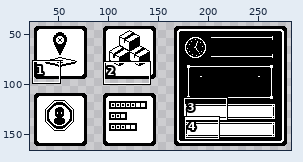
Edited in one commit: pixel-art file (Assets/Art/ASE/phone.aseprite). The first picture is a wide view before the edit; the outline marks the close-up.
Close-up. Before the edit:
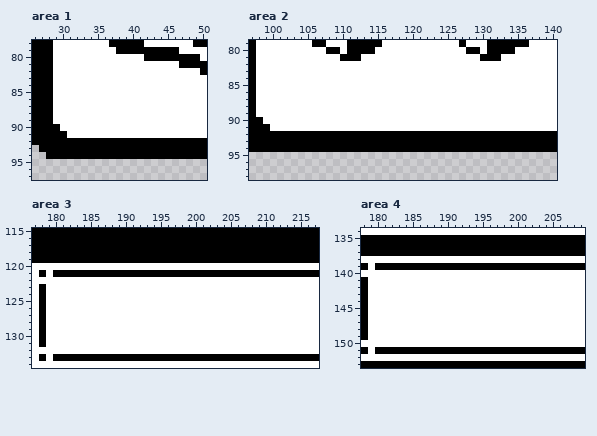
304x176 pixels, 1 frame. Shown: area 1: x 26..50, y 78..97; area 2: x 97..140, y 79..98; area 3: x 177..217, y 115..134; area 4: x 178..209, y 134..153. The wide view leaves out empty margins. The commit also changed other parts of the picture, which this record leaves out.
The same view after the edit:
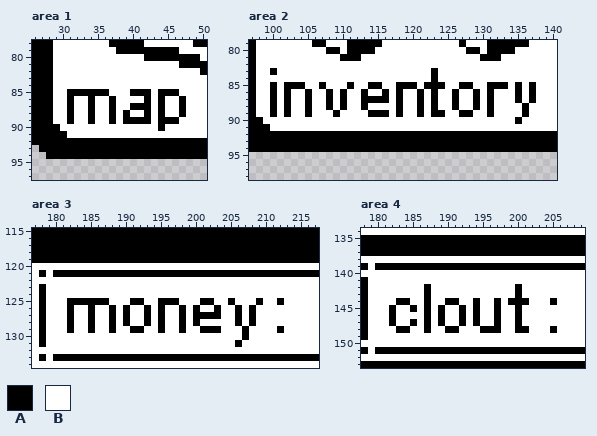
Palette (. is transparent): A #000000  B #ffffff
The edit:
layer "text" now shown
Area 1, layer "text":
The edit turns colour B into colour A in row 85 at x 31 to 36, 40 to 42 and 44 to 46; in row 86 at x 31, 34, 37, 42, 44 and 47; in row 87 at x 31, 34, 37, 40 to 42, 44 and 47; in row 88 at x 31, 34, 37, 39, 42, 44 and 47; in row 89 at x 31, 34, 37, 39 to 42 and 44 to 46; in row 90 at x 44.
Area 2, layer "text":
The edit turns colour B into colour A in row 83 at x 100 and 123; in row 84 at x 123; in row 85 at x 100, 102 to 104, 107, 111, 114 to 115, 118 to 120, 122 to 124, 127 to 128, 131 to 133, 135 and 137; in row 86 at x 100, 102, 105, 108, 110, 113, 116, 118, 121, 123, 126, 129, 131, 135 and 137; in row 87 at x 100, 102, 105, 108, 110, 113 to 116, 118, 121, 123, 126, 129, 131, 135 and 137; in row 88 at x 100, 102, 105, 108, 110, 113, 118, 121, 123, 126, 129, 131 and 136.
The edit turns colour B into colour A in row 89 at x 100, 102, 105, 109, 114 to 116, 118, 121, 123 to 124, 127 to 128, 131 and 136; in row 90 at x 135.
Area 3, layer "text":
The edit turns colour B into colour A in row 125 at x 182 to 187, 191 to 192, 195 to 197, 201 to 202, 205, 209 and 212; in row 126 at x 182, 185, 188, 190, 193, 195, 198, 200, 203, 206 and 208; in row 127 at x 182, 185, 188, 190, 193, 195, 198, 200 to 203, 206 and 208; in row 128 at x 182, 185, 188, 190, 193, 195, 198, 200, 206 and 208; in row 129 at x 182, 185, 188, 191 to 192, 195, 198, 201 to 203, 207 and 212; in row 130 at x 207.
The edit turns colour B into colour A in row 131 at x 206.
Area 4, layer "text":
The edit turns colour B into colour A in rows 142 to 143 at x 187 and 200; in row 144 at x 183 to 184, 187, 190 to 191, 194, 197, 199 to 201 and 205; in row 145 at x 182, 185, 187, 189, 192, 194, 197 and 200; in row 146 at x 182, 187, 189, 192, 194, 197 and 200; in row 147 at x 182, 185, 187, 189, 192, 194, 197 and 200; in row 148 at x 183 to 184, 187, 190 to 191, 195 to 197, 200 to 201 and 205.
Where, in picture pixels (left, top, right, bottom), the same in both close-ups:
changed: (67, 89, 186, 131)
changed: (270, 68, 536, 124)
changed: (67, 298, 284, 347)
changed: (389, 284, 529, 333)
changed: (550, 298, 557, 333)
